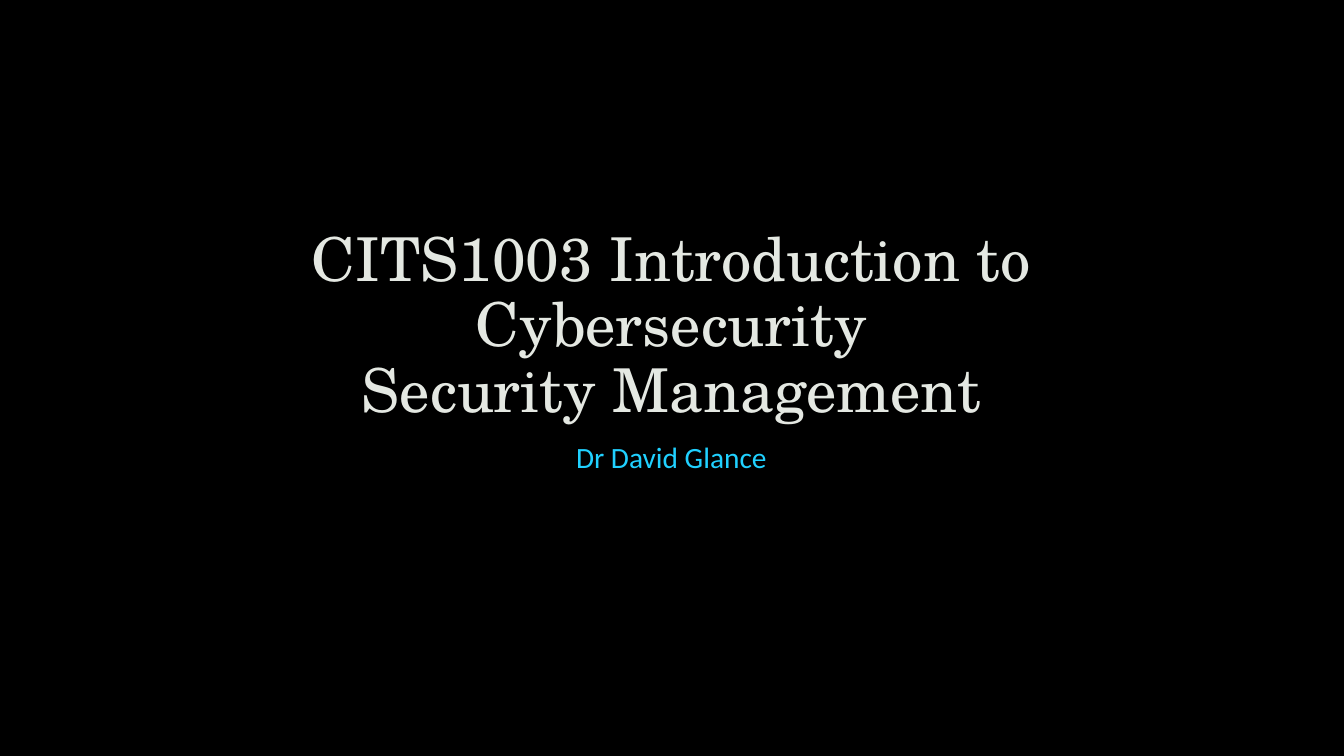
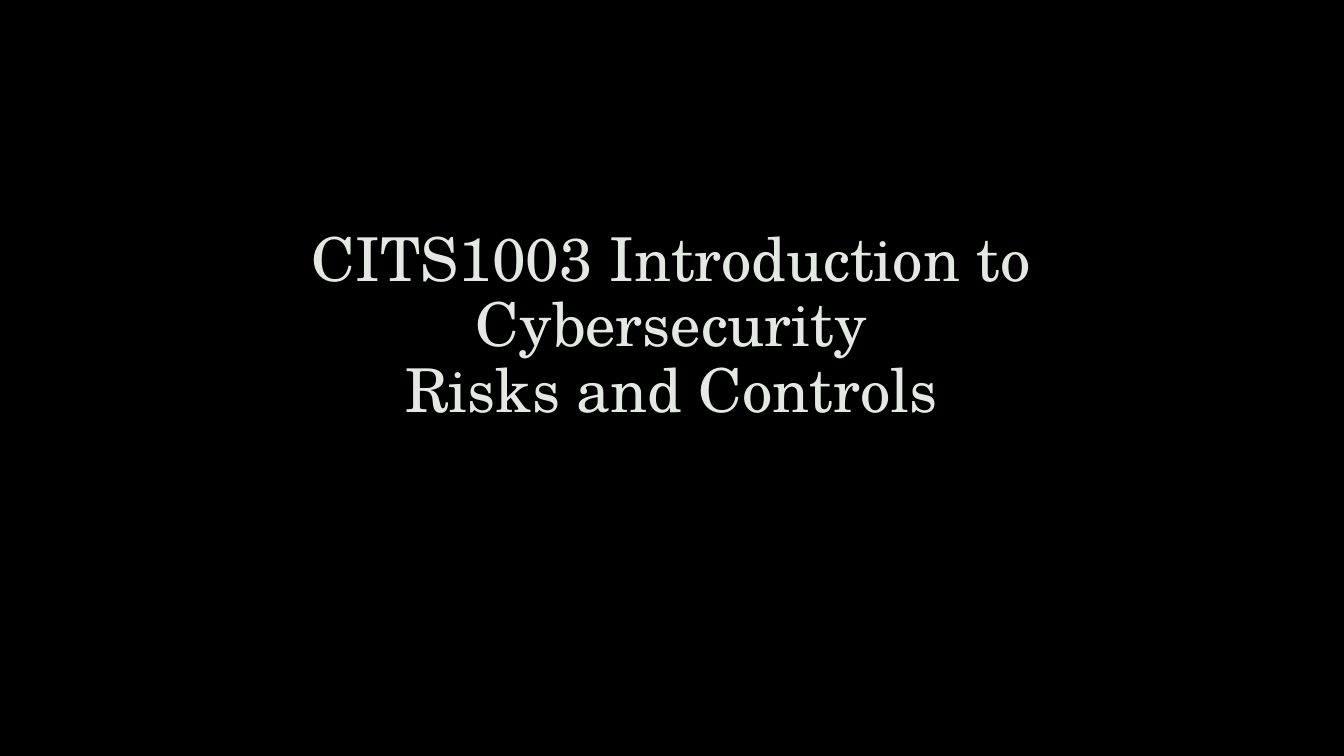
Before and after one commit to robert-mcknight/citx1003, a slide deck: slide 1 of cits1003-lecture_slides/CITS1003-7 Security Management.pptx. Drawn at 1344x756 pixels with LibreOffice and Linux fonts; fonts in the diff are those of the drawing; background and template pictures are left out. Boxes give left, top, right and bottom in pixels: in the first picture for what was removed or moved away, otherwise in the second. Text is boxed around its words. In the diff, an @@ line names an element or a change of style, - is before the commit and + after.

```diff
--- a/cits1003-lecture_slides/CITS1003-7 Security Management.pptx
+++ b/cits1003-lecture_slides/CITS1003-7 Security Management.pptx
@@ title at box(312, 236, 1031, 413): text changed @@
-CITS1003 Introduction to Cybersecurity
-Security Management
+CITS1003 Introduction to Cybersecurity
+Risks and Controls
@@ subtitle removed at box(576, 447, 767, 469) @@
-Dr David Glance
```
Also in this commit, not shown: 3 other slides changed, 1 slide added, 23 slides removed, 8 other files.
